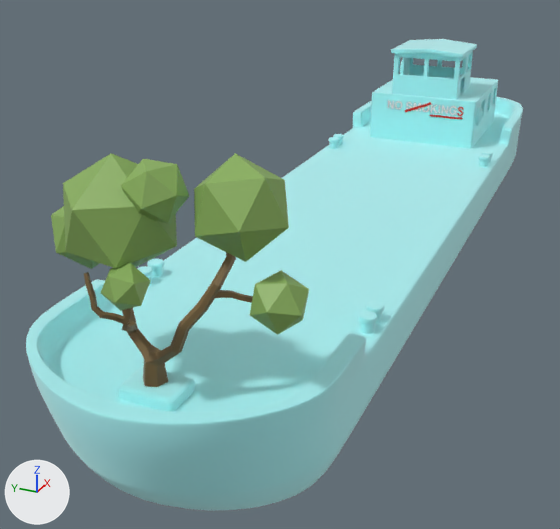
A saved change to the glTF model riverBarge.gltf.
Camera for both pictures: a camera (50 mm lens) standing at (-35.9, -13.1, 17.6) and looking at (1.3, 3.6, -1.0). The axes (+X, +Y, +Z) are drawn at lower left. The lights are the same throughout. The older version comes first. Where no turn or scale is listed for an object, it has been applied to the vertices.

The first picture shows 'barge', 'foliage', 'trunk' and 1 more.
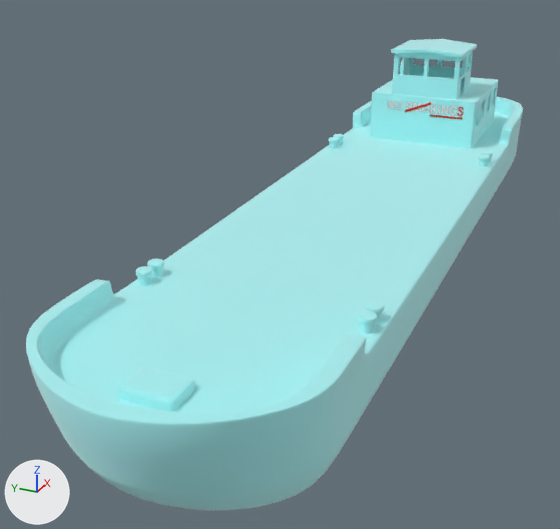
Pixel boxes (x1, y1, x2, y2) of what changed, in the pictures (560 x 529 px):
'foliage', deleted (green): before (51, 153, 309, 335)
'trunk', deleted (brown): before (84, 252, 253, 387)

What the commit changed:
Object 'trunk' (ob_trunk) is deleted.
Object 'foliage' (ob_foliage) is deleted.
